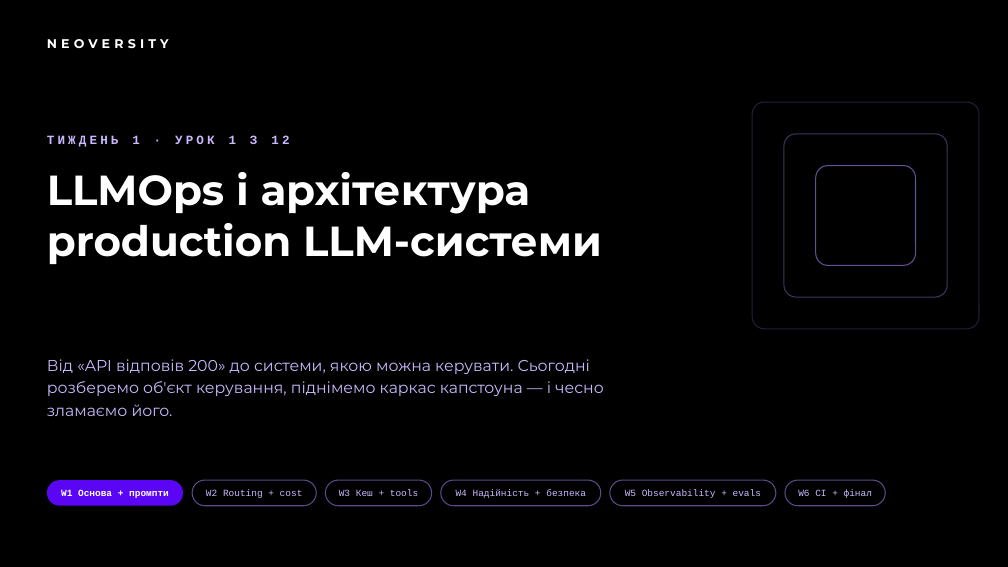
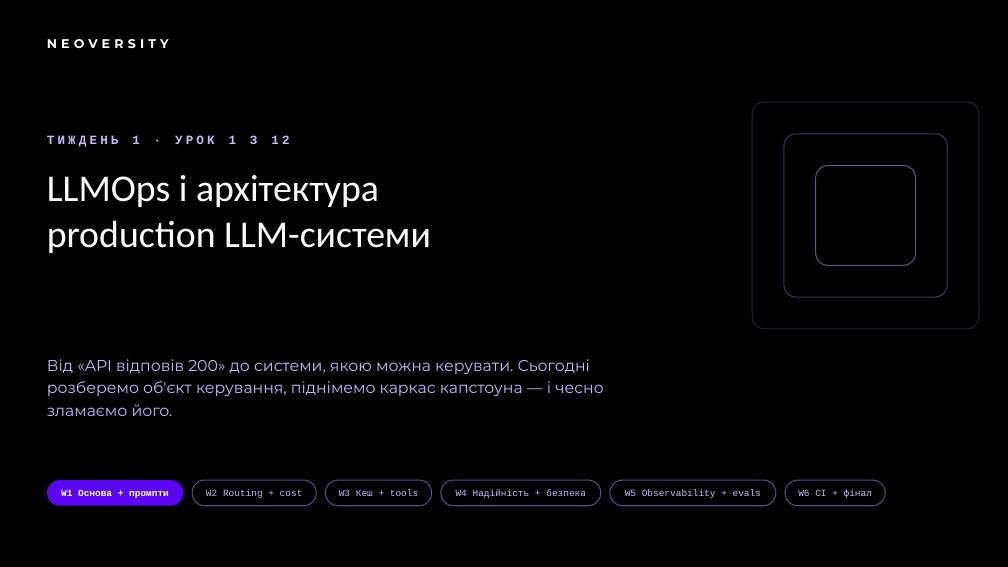
Before and after one commit to TarasFedorenkoFTV/llmops-bootcamp, a slide deck: slide 1 of docs/decks/L01.pptx. Drawn at 1008x567 pixels with LibreOffice and Linux fonts; fonts in the diff are those of the drawing; background and template pictures are left out. Boxes give left, top, right and bottom in pixels: in the first picture for what was removed or moved away, otherwise in the second. Text is boxed around its words. In the diff, an @@ line names an element or a change of style, - is before the commit and + after.

```diff
--- a/docs/decks/L01.pptx
+++ b/docs/decks/L01.pptx
@@ text "LLMOps і архітектура" at bbox=[47, 175, 431, 253]: size 40 to 36 pt, font Montserrat to Calibri, bold off @@
```
Also in this commit, not shown: 23 other slides changed, 13 other files.
